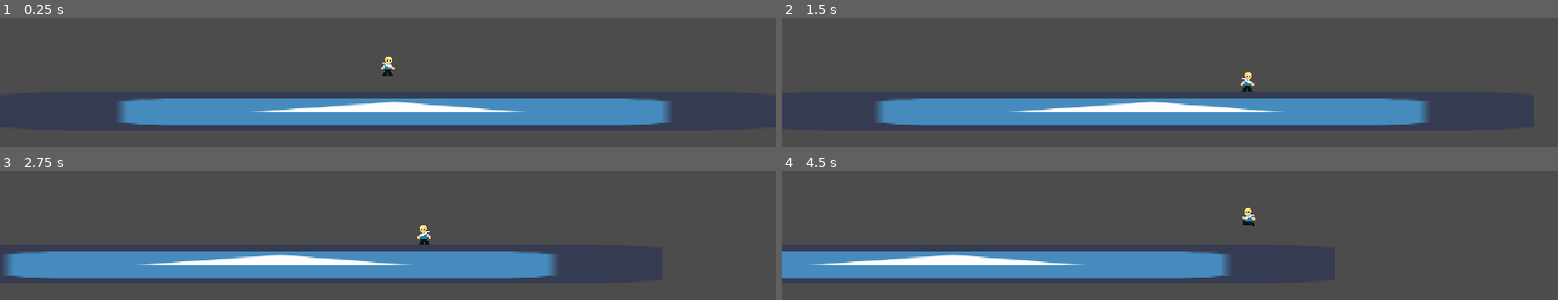
Above: before the commit, frames 1-4 (two rows, left to right).
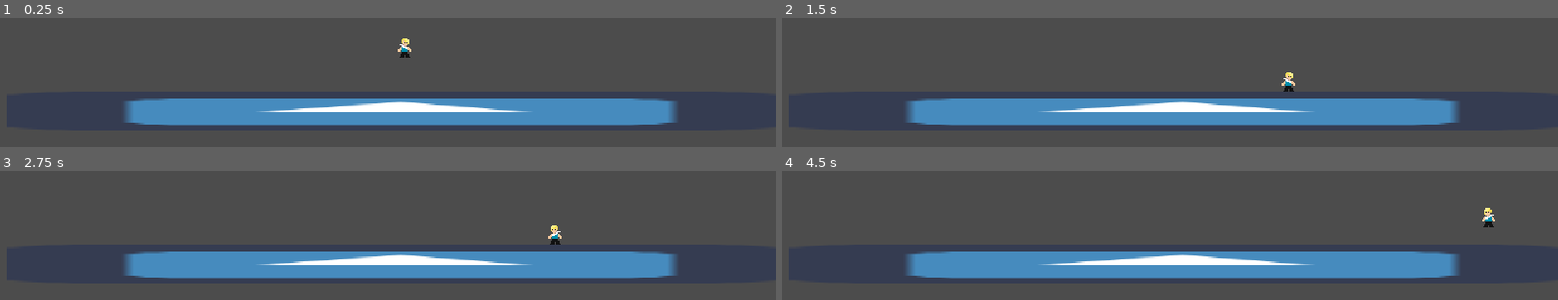
Above: after the commit, the same moments.

Repository: mhsgamedevelopmentclub/TheLookingGlass
Game: Godot game, scene res://testing/testScene.tscn
The game is run twice, just before and just after one commit, with the same random seed, the same clock (stepped at 60 frames per second) and the same inputs. The project has no main scene, so this scene is started directly. The engine's default icon, where the game draws it, is replaced by a stand-in: a white triangle on a blue panel in a dark square.
Inputs:
- Up to frame 1 (0.25 s): no input
- Up to frame 2 (1.5 s): tap Enter at 0.5 s; hold Right (move_right) from 0.53 s (still down); tap Up (jump) at 0.6, 0.77, 1.07, 1.35 s
- Up to frame 3 (2.75 s): tap Up (jump) at 1.52, 1.82, 2.1 s; release Right (move_right) at 2.03 s; hold Left (move_left) from 2.03 s (still down)
- Up to frame 4 (4.5 s): release Left (move_left) at 2.78 s; hold Right (move_right) 2.78-4.28 s; tap Up (jump) at 2.85, 3.02, 3.32, 3.6, 3.77, 4.07, 4.35 s; hold Left (move_left) from 4.28 s (still down)

The runs differ from the first frame. In frame 1, 1.4% of the frame differs, in the area x 15-88%, y 15-84%; in frame 2, 3.3%; in frame 3, 9.5%; in frame 4, 13%, in the area x 0-92%, y 28-84%.

Commit message:
updated modern player script with jump buffer

Diff:
--- a/scenes/player.gd
+++ b/scenes/player.gd
@@ -28,7 +28,7 @@
 	if Input.is_action_just_pressed("jump") and is_on_floor():
 		velo.y = -jump_height
 		is_jumping = true
-	if Input.is_action_just_released("jump") and is_jumping:
+	if Input.is_action_just_released("jump") and is_jumping and velo.y < -25:
 		velo.y = -25
 		is_jumping = false
 
--- a/testing/modernPlayer.gd
+++ b/testing/modernPlayer.gd
@@ -9,6 +9,7 @@
 
 var velo = Vector2()
 var is_jumping := false
+var buffered_jump := false
 
 func _physics_process(delta):
 	if Input.is_action_pressed("move_right"):
@@ -23,10 +24,13 @@
 	if not is_on_floor():
 		velo.y += delta * GRAV_CONSTANT
 
-	if Input.is_action_just_pressed("jump") and is_on_floor():
+	if Input.is_action_just_pressed("jump") and is_on_floor() or is_on_floor() and buffered_jump:
 		velo.y = -jump_height
 		is_jumping = true
-	if Input.is_action_just_released("jump") and is_jumping:
+	elif $GroundCheck.is_colliding():
+		buffered_jump = true
+
+	if Input.is_action_just_released("jump") and is_jumping and velo.y < -25:
 		velo.y = -25
 		is_jumping = false
 
--- a/testing/modernPlayer.tscn
+++ b/testing/modernPlayer.tscn
@@ -28,7 +28,7 @@
 shape = SubResource( 2 )
 
 [node name="GroundCheck" type="RayCast2D" parent="."]
-cast_to = Vector2( 0, 10 )
+cast_to = Vector2( 0, 14 )
 
 [node name="CoyoteTime" type="Timer" parent="."]
 
--- a/testing/testScene.tscn
+++ b/testing/testScene.tscn
@@ -1,12 +1,12 @@
 [gd_scene load_steps=3 format=2]
 
-[ext_resource path="res://scenes/player.tscn" type="PackedScene" id=1]
+[ext_resource path="res://testing/modernPlayer.tscn" type="PackedScene" id=1]
 [ext_resource path="res://testing/ground.tscn" type="PackedScene" id=2]
 
 [node name="Test" type="Node2D"]
 
-[node name="Player" parent="." instance=ExtResource( 1 )]
-position = Vector2( 325, 200 )
+[node name="ModernPlayer" parent="." instance=ExtResource( 1 )]
+position = Vector2( 334, 185 )
 
 [node name="StaticBody2D" parent="." instance=ExtResource( 2 )]
 position = Vector2( 325, 250 )
